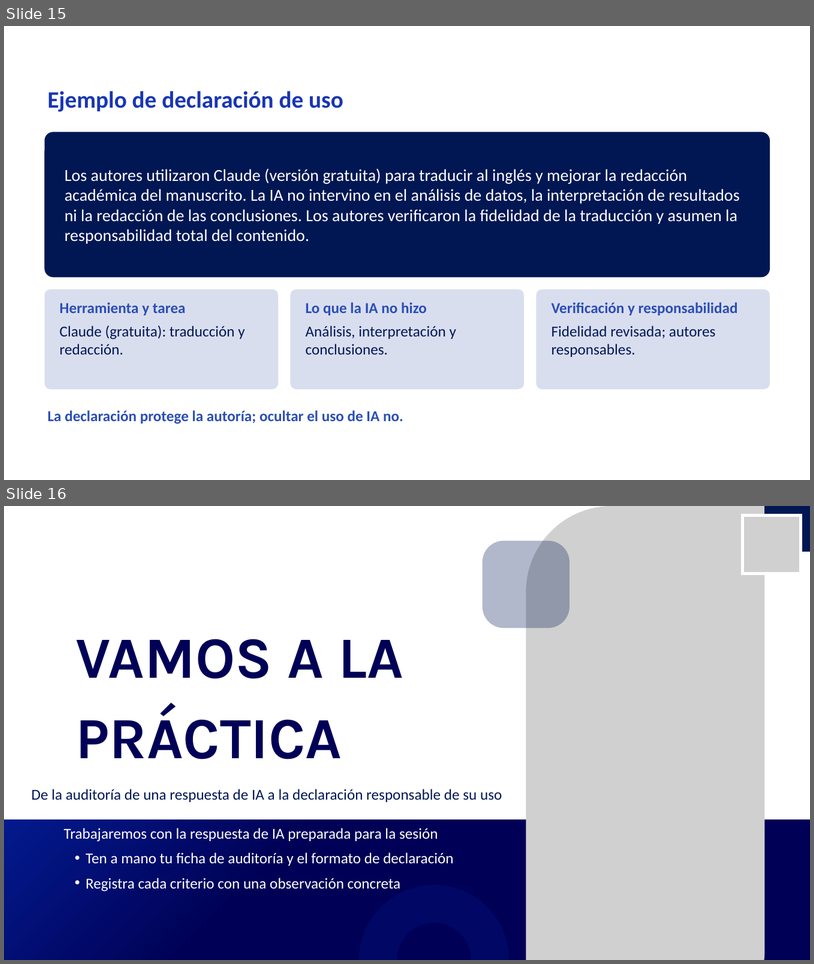
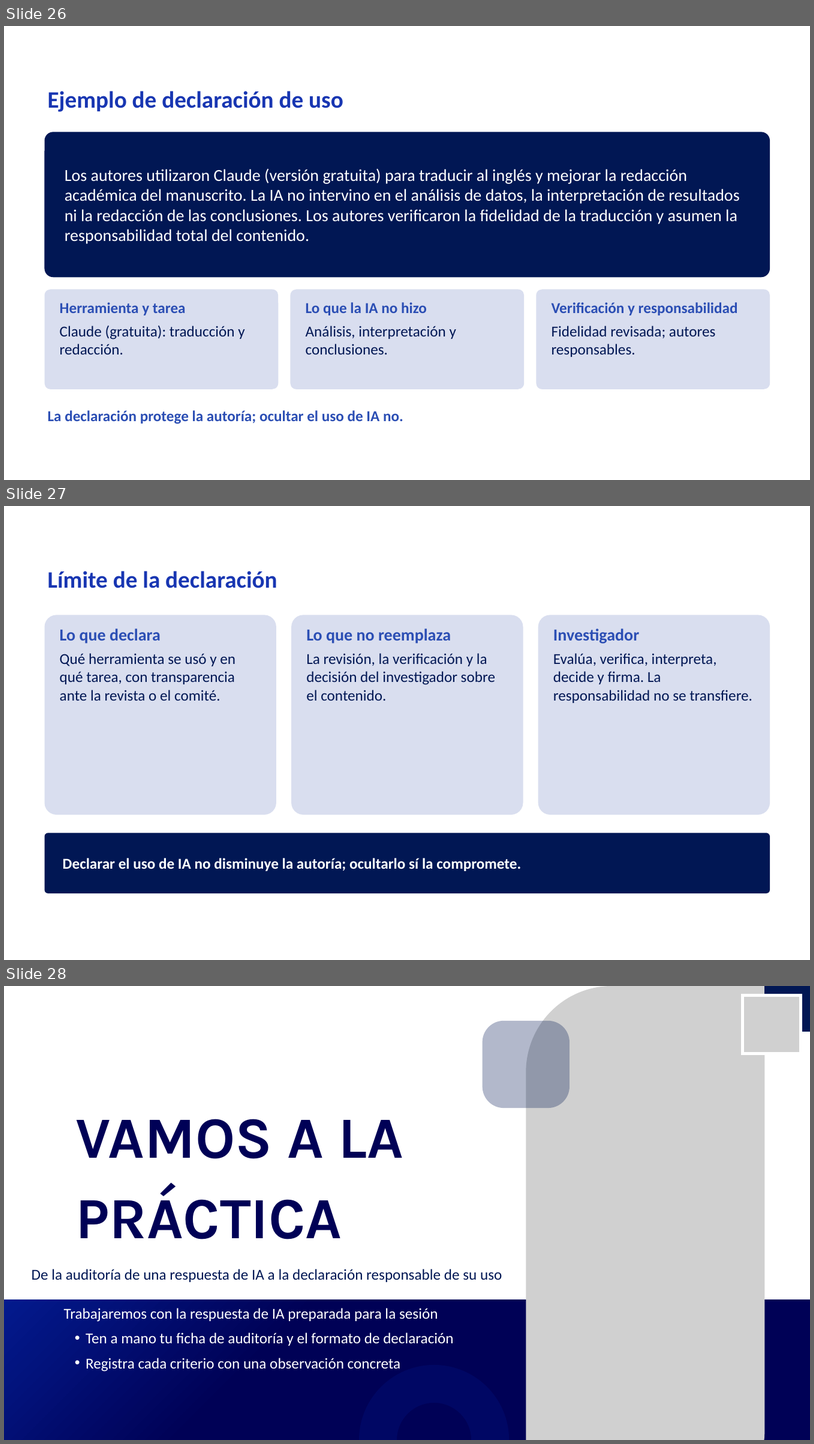
Before and after one commit to Rociosayan/analitica-empresarial-integrada, a slide deck: Sesion_03_mejorada.pptx. Shown one above the other, each under a label of ours: slides 15 and 16 before the commit, slides 26, 27 and 28 after it. The pictures are 814x964 and 814x1444 pixels, drawn with LibreOffice and Linux fonts; fonts in the diff are those of the drawing; grey boxes stand for pictures; background and template pictures are left out. Boxes give left, top, right and bottom in pixels: in the first picture for what was removed or moved away, otherwise in the second. Text is boxed around its words. In the diff, an @@ line names an element or a change of style, - is before the commit and + after.

```diff
--- a/Sesion_03_mejorada.pptx
+++ b/Sesion_03_mejorada.pptx
@@ slide 27 added at [4, 506, 810, 960], background picture (left out) @@
@@ text added at [48, 571, 277, 588], 28 pt, text #1836B2, bold @@
+Límite de la declaración
@@ rounded rectangle added at [45, 615, 276, 814], fill #D9DEEF @@
@@ text added at [60, 628, 236, 700], 18 pt, text #011754 @@
+Lo que declara
+Qué herramienta se usó y en qué tarea, con transparencia ante la revista o el comité.
@@ rounded rectangle added at [291, 615, 523, 814], fill #D9DEEF @@
@@ text added at [306, 628, 495, 700], 18 pt, text #011754 @@
+Lo que no reemplaza
+La revisión, la verificación y la decisión del investigador sobre el contenido.
@@ rounded rectangle added at [539, 615, 770, 814], fill #D9DEEF @@
@@ text added at [554, 628, 753, 703], 18 pt, text #011754 @@
+Investigador
+Evalúa, verifica, interpreta, decide y firma. La responsabilidad no se transfiere.
@@ rounded rectangle added at [45, 832, 770, 893], fill #011754 @@
@@ text added at [63, 858, 521, 871], 18 pt, text #FFFFFF, bold @@
+Declarar el uso de IA no disminuye la autoría; ocultarlo sí la compromete.
@@ what was slide 15 is now slide 26 @@
@@ what was slide 16 is now slide 28 @@
```
Also in this commit, not shown: 1 slide changed, 12 other slides added, 1 slide removed, 1 other file.
